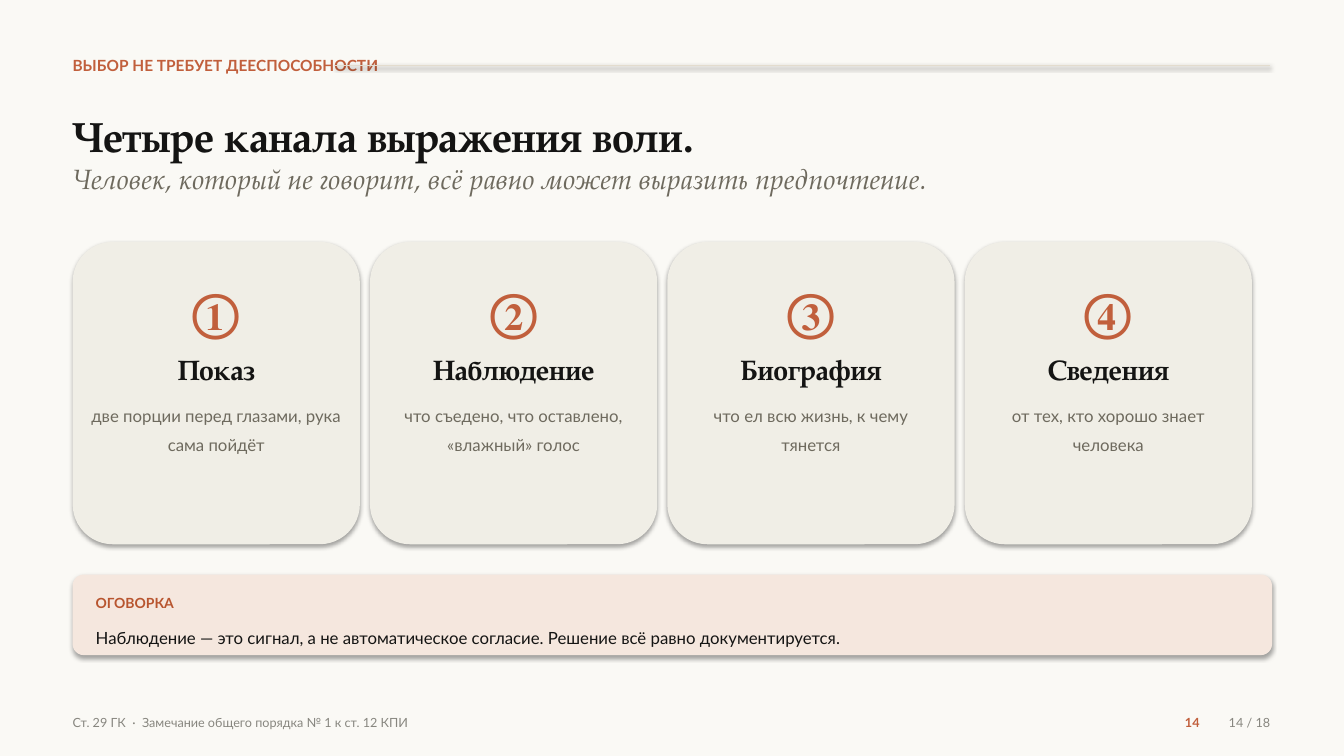
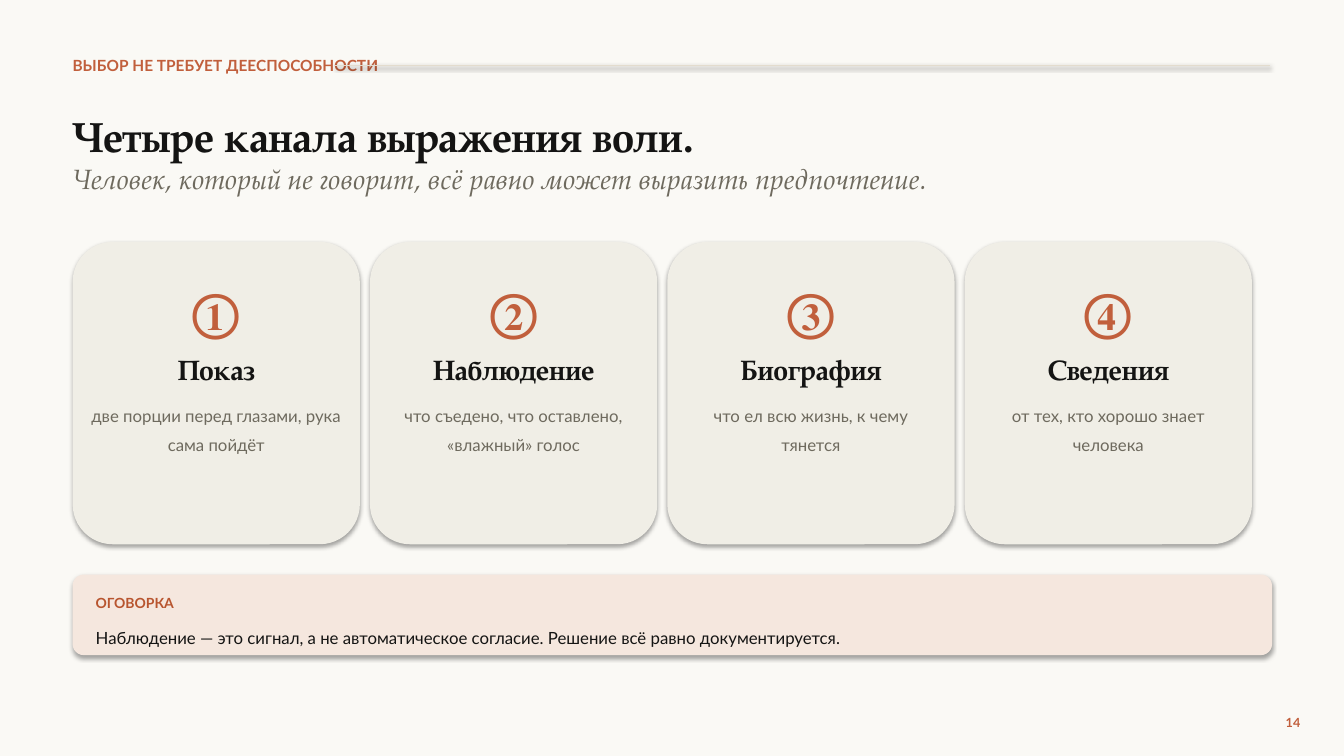
Before and after one commit to qlolp/seminar-variable-food-2026, a slide deck: slide 14 of 02_презентация/презентация_v6/Презентация_v6_Не_просто_накормить.pptx. Drawn at 1344x756 pixels with LibreOffice and Linux fonts; fonts in the diff are those of the drawing. Boxes give left, top, right and bottom in pixels: in the first picture for what was removed or moved away, otherwise in the second. Text is boxed around its words. In the diff, an @@ line names an element or a change of style, - is before the commit and + after.

```diff
--- a/02_презентация/презентация_v6/Презентация_v6_Не_просто_накормить.pptx
+++ b/02_презентация/презентация_v6/Презентация_v6_Не_просто_накормить.pptx
@@ text removed at box(73, 718, 408, 729) @@
-Ст. 29 ГК · Замечание общего порядка № 1 к ст. 12 КПИ
@@ text removed at box(1229, 718, 1271, 727) @@
-14 / 18
@@ text "14": place and size @@
-text "14" at box(1185, 718, 1200, 727)
+text "14" at box(1286, 718, 1301, 727)
```
Also in this commit, not shown: 29 other slides changed, 22 other files.
